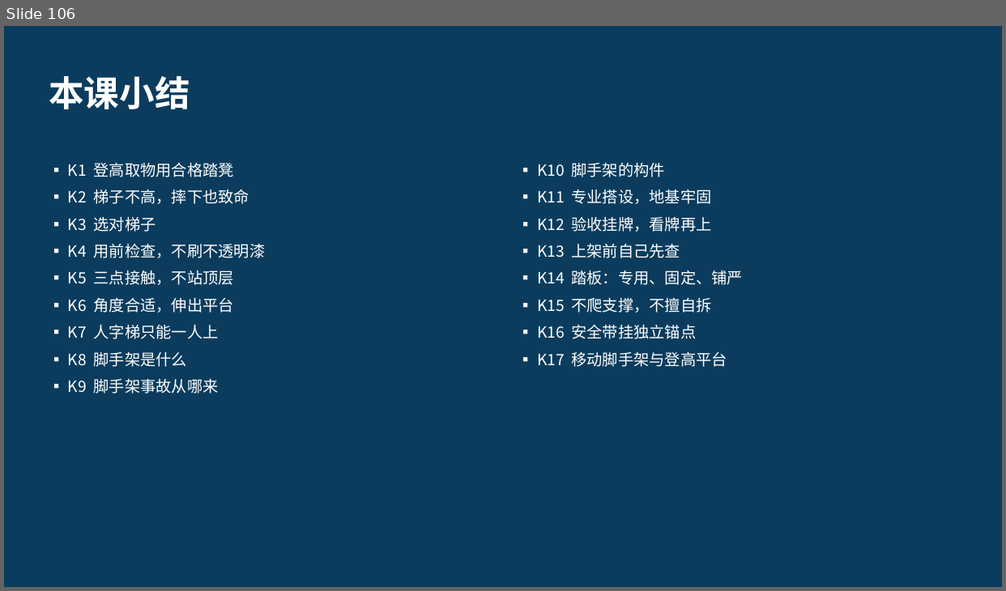
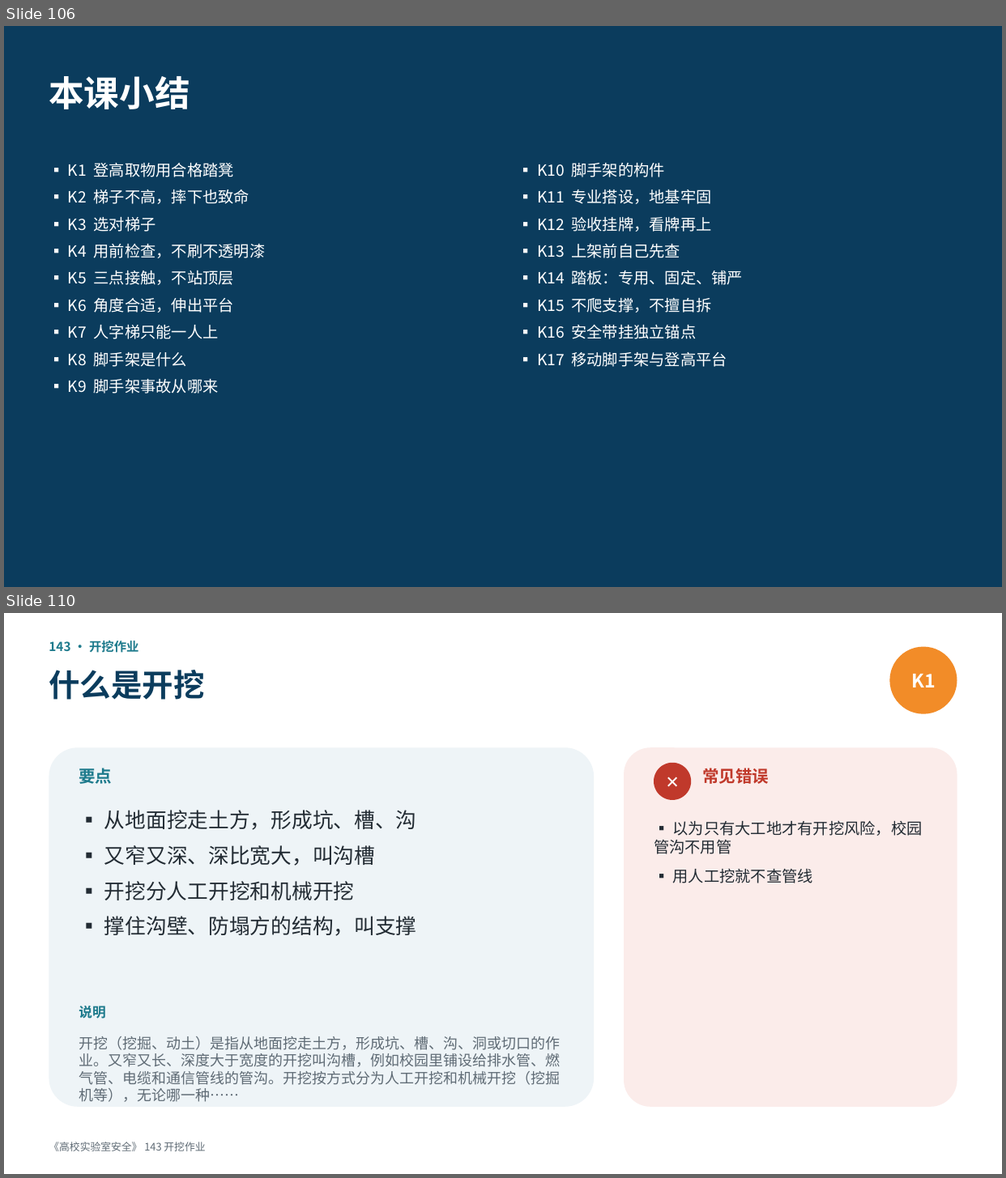
Before and after one commit to hanrongwx-max/videoyoutubo, a slide deck: course/高校实验室安全/课件/第12章_特种作业与工程施工安全.pptx. Shown one above the other, each under a label of ours: slide 106 before the commit, slides 106 and 110 after it; the slides between them are not shown. The pictures are 1006x591 and 1006x1178 pixels, drawn with LibreOffice and Linux fonts; fonts in the diff are those of the drawing. Boxes give left, top, right and bottom in pixels: in the first picture for what was removed or moved away, otherwise in the second. Text is boxed around its words. In the diff, an @@ line names an element or a change of style, - is before the commit and + after.

```diff
--- a/course/高校实验室安全/课件/第12章_特种作业与工程施工安全.pptx
+++ b/course/高校实验室安全/课件/第12章_特种作业与工程施工安全.pptx
@@ slide 110 added at box(4, 613, 1002, 1174), background #FFFFFF @@
@@ text added at box(49, 641, 139, 653), 12 pt, text #1D7A8C, bold @@
+143 · 开挖作业
@@ ellipse added at box(889, 647, 957, 714), fill #F28C28, 18 pt, text #FFFFFF, bold @@
+K1
@@ text added at box(49, 670, 204, 700), 30 pt, text #0B3C5D, bold @@
+什么是开挖
@@ rounded rectangle added at box(49, 747, 594, 1107), fill #EEF4F7 @@
@@ rounded rectangle added at box(624, 747, 957, 1107), fill #FBECEA @@
@@ text added at box(79, 768, 112, 784), 16 pt, text #1D7A8C, bold @@
+要点
@@ ellipse added at box(654, 763, 691, 800), fill #C0392B, 16 pt, text #FFFFFF, bold @@
+✕
@@ text added at box(702, 768, 769, 784), 16 pt, text #C0392B, bold @@
+常见错误
@@ text added at box(104, 810, 417, 936), 20 pt, text #222B33 @@
+▪ 从地面挖走土方，形成坑、槽、沟
+▪ 又窄又深、深比宽大，叫沟槽
+▪ 开挖分人工开挖和机械开挖
+▪ 撑住沟壁、防塌方的结构，叫支撑
@@ text added at box(654, 821, 923, 884), 15 pt, text #222B33 @@
+▪ 以为只有大工地才有开挖风险，校园管沟不用管
+▪ 用人工挖就不查管线
@@ text added at box(79, 1006, 105, 1019), 13 pt, text #1D7A8C, bold @@
+说明
@@ text added at box(79, 1037, 560, 1085), 14 pt, text #5F6B75 @@
+开挖（挖掘、动土）是指从地面挖走土方，形成坑、槽、沟、洞或切口的作业。又窄又长、深度大于宽度的开挖叫沟槽，例如校园里铺设给排水管、燃气管、电缆和通信管线的管沟。开挖按方式分为人工开挖和机械开挖（挖掘机等），无论哪一种……
@@ text added at box(49, 1142, 205, 1152), 10 pt, text #5F6B75 @@
+《高校实验室安全》 143 开挖作业
```
Also in this commit, not shown: 21 other slides added, 2 other files.
